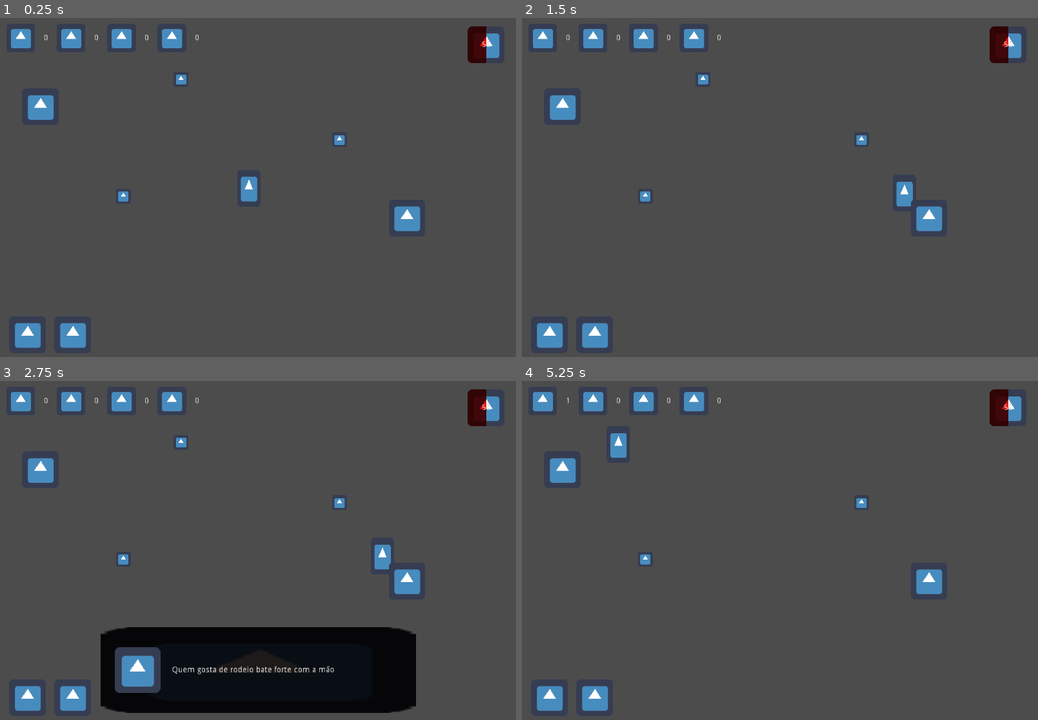
Above: before the commit, frames 1-4 (two rows, left to right).
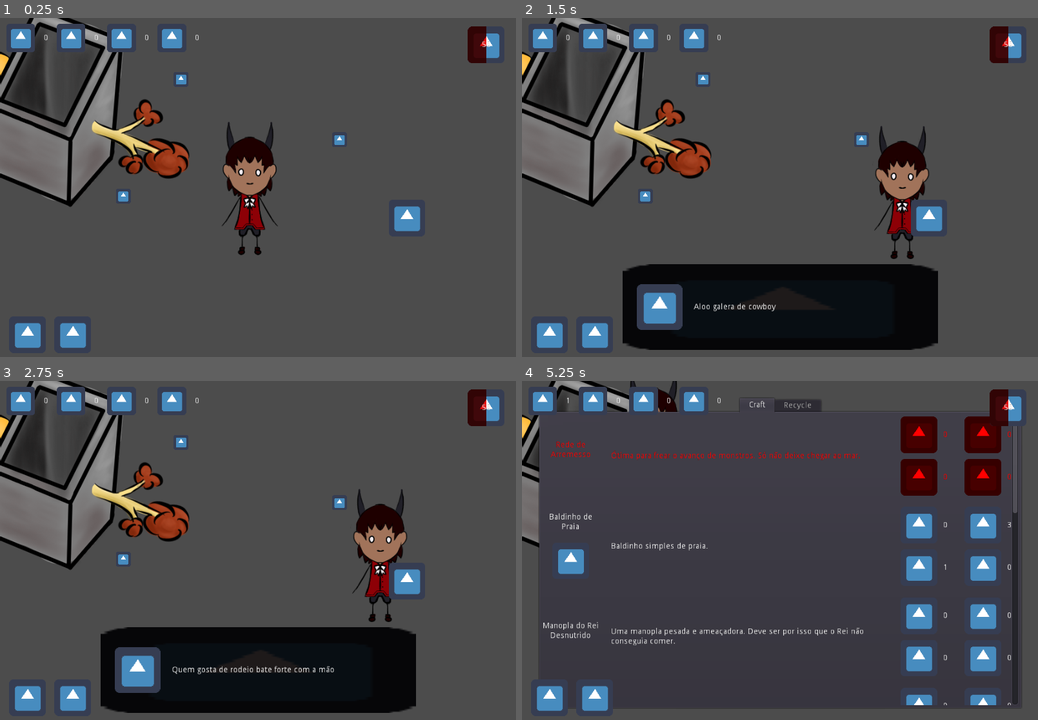
Above: after the commit, the same moments.

Repository: guimafelipe/recycle
Game: Godot game, scene res://Scenes/Teste.tscn
The game is run twice, just before and just after one commit, with the same random seed, the same clock (stepped at 60 frames per second) and the same inputs. The engine's default icon, where the game draws it, is replaced by a stand-in: a white triangle on a blue panel in a dark square.
Inputs (mouse positions are in pixels of both pictures, inside the frame that each line leads up to):
- Up to frame 1 (0.25 s): no input
- Up to frame 2 (1.5 s): tap Enter (ui_accept) at 0.5, 0.77 s; move the mouse to (893, 173) at 0.52 s; hold D (move_right) 0.53-1.28 s; hold E (interact) 0.53-1.28 s; move the mouse to (676, 207) at 1.27 s; hold S (move_down) from 1.28 s (still down); tap E (interact) at 1.35 s
- Up to frame 3 (2.75 s): tap Enter (ui_accept) at 1.52, 2 s; move the mouse to (309, 475) at 2.02 s; release S (move_down) at 2.03 s; hold D (move_right) from 2.03 s (still down); hold E (interact) from 2.03 s (still down)
- Up to frame 4 (5.25 s): tap Enter (ui_accept) at 2.75, 3.02, 3.77, 4.52 s; move the mouse to (754, 621) at 2.77 s; release D (move_right) at 2.78 s; release E (interact) at 2.78 s; hold W (move_up) 2.78-3.53 s; tap E (interact) at 2.85, 4.35 s; move the mouse to (934, 604) at 3.52 s; hold E (interact) 3.53-4.28 s; hold A (move_left) 3.53-5.03 s; move the mouse to (625, 499) at 4.27 s; move the mouse to (805, 553) at 5.02 s; hold S (move_down) from 5.03 s (still down); hold E (interact) from 5.03 s (still down)

The runs differ from the first frame. In frame 1, 12% of the frame differs, in the area x 0-54%, y 0-70%; in frame 2, 26%, in the area x 0-81%, y 0-98%; in frame 3, 12%; in frame 4, 12%.

Commit message:
Started adding the art

Diff:
--- a/Scenes/Amdre/Amdre.tscn
+++ b/Scenes/Amdre/Amdre.tscn
@@ -1,12 +1,12 @@
 [gd_scene load_steps=5 format=2]
 
 [ext_resource path="res://Scenes/Amdre/Amdre.gd" type="Script" id=1]
-[ext_resource path="res://icon.png" type="Texture" id=2]
+[ext_resource path="res://Art/Character/mc.png" type="Texture" id=2]
 [ext_resource path="res://Singletons/PlayerState.tres" type="Resource" id=3]
 
 [sub_resource type="CapsuleShape2D" id=1]
-radius = 21.3359
-height = 35.481
+radius = 25.2769
+height = 36.056
 
 [node name="Amdre" type="KinematicBody2D"]
 script = ExtResource( 1 )
@@ -14,9 +14,9 @@
 FRICTION = 900.0
 
 [node name="CollisionShape2D" type="CollisionShape2D" parent="."]
+position = Vector2( 0, 74.6078 )
 shape = SubResource( 1 )
 
 [node name="Sprite" type="Sprite" parent="."]
 position = Vector2( -4.76837e-07, 0 )
-scale = Vector2( 0.631299, 1 )
 texture = ExtResource( 2 )
--- a/Scenes/Maquina/Maquina.tscn
+++ b/Scenes/Maquina/Maquina.tscn
@@ -1,6 +1,6 @@
 [gd_scene load_steps=11 format=2]
 
-[ext_resource path="res://icon.png" type="Texture" id=1]
+[ext_resource path="res://Art/maquina.png" type="Texture" id=1]
 [ext_resource path="res://Scenes/Maquina/Maquina.gd" type="Script" id=2]
 [ext_resource path="res://Singletons/PlayerState.tres" type="Resource" id=3]
 [ext_resource path="res://Scenes/Maquina/UIMaquina.gd" type="Script" id=4]
@@ -11,7 +11,7 @@
 [ext_resource path="res://Scenes/Maquina/TabContainer.gd" type="Script" id=9]
 
 [sub_resource type="CircleShape2D" id=1]
-radius = 30.2162
+radius = 215.459
 
 [node name="Maquina" type="Area2D"]
 script = ExtResource( 2 )
@@ -21,6 +21,7 @@
 texture = ExtResource( 1 )
 
 [node name="CollisionShape2D" type="CollisionShape2D" parent="."]
+position = Vector2( -40, 0 )
 shape = SubResource( 1 )
 
 [node name="UI" type="CanvasLayer" parent="."]
@@ -98,7 +99,6 @@
 alignment = 1
 
 [node name="RecycleItemUI" parent="UI/UIMaquina/TabContainer/Recycle/Lista" instance=ExtResource( 8 )]
-
 [connection signal="body_entered" from="." to="." method="_on_body_entered"]
 [connection signal="body_exited" from="." to="." method="_on_body_exited"]
 [connection signal="visibility_changed" from="UI/UIMaquina" to="UI/UIMaquina" method="_on_UIMaquina_visibility_changed"]
--- a/Singletons/PlayerState.tres
+++ b/Singletons/PlayerState.tres
@@ -5,17 +5,17 @@
 [resource]
 script = ExtResource( 1 )
 items_disponiveis = {
+Resource( "res://Items/RedeDeArremesso.tres" ): false,
+Resource( "res://Items/Baldinho.tres" ): false,
+Resource( "res://Items/Manopla.tres" ): false,
+Resource( "res://Items/Ponte.tres" ): false,
+Resource( "res://Items/PegadorDeFrutas.tres" ): false,
 Resource( "res://Items/EspadaDoReiDesnutrido.tres" ): false,
-Resource( "res://Items/Estilingue.tres" ): false,
-Resource( "res://Items/PegadorDeFrutas.tres" ): false,
 Resource( "res://Items/Bussola.tres" ): false,
 Resource( "res://Items/Mapa.tres" ): false,
-Resource( "res://Items/Oculos.tres" ): true,
-Resource( "res://Items/Baldinho.tres" ): false,
 Resource( "res://Items/SapatosDeCorrida.tres" ): false,
-Resource( "res://Items/Manopla.tres" ): false,
-Resource( "res://Items/Ponte.tres" ): false,
-Resource( "res://Items/RedeDeArremesso.tres" ): false
+Resource( "res://Items/Estilingue.tres" ): false,
+Resource( "res://Items/Oculos.tres" ): true
 }
 hp = 80
 max_hp = 100
Binary file added: Art/Character/mc.png
Not shown, added: Art/Character/mc.png.import
Binary file added: Art/maquina.png
Not shown, added: Art/maquina.png.import
